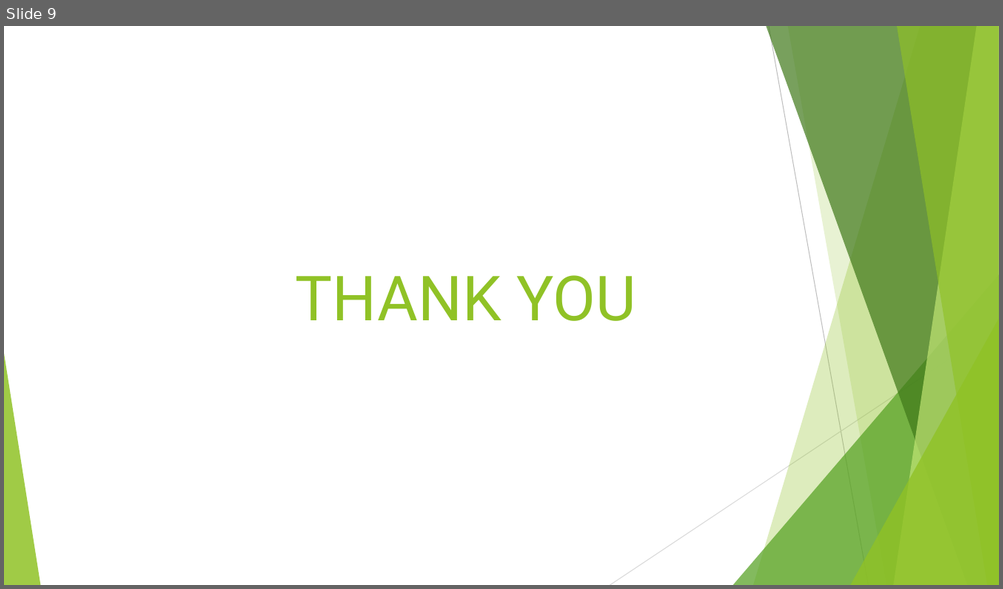
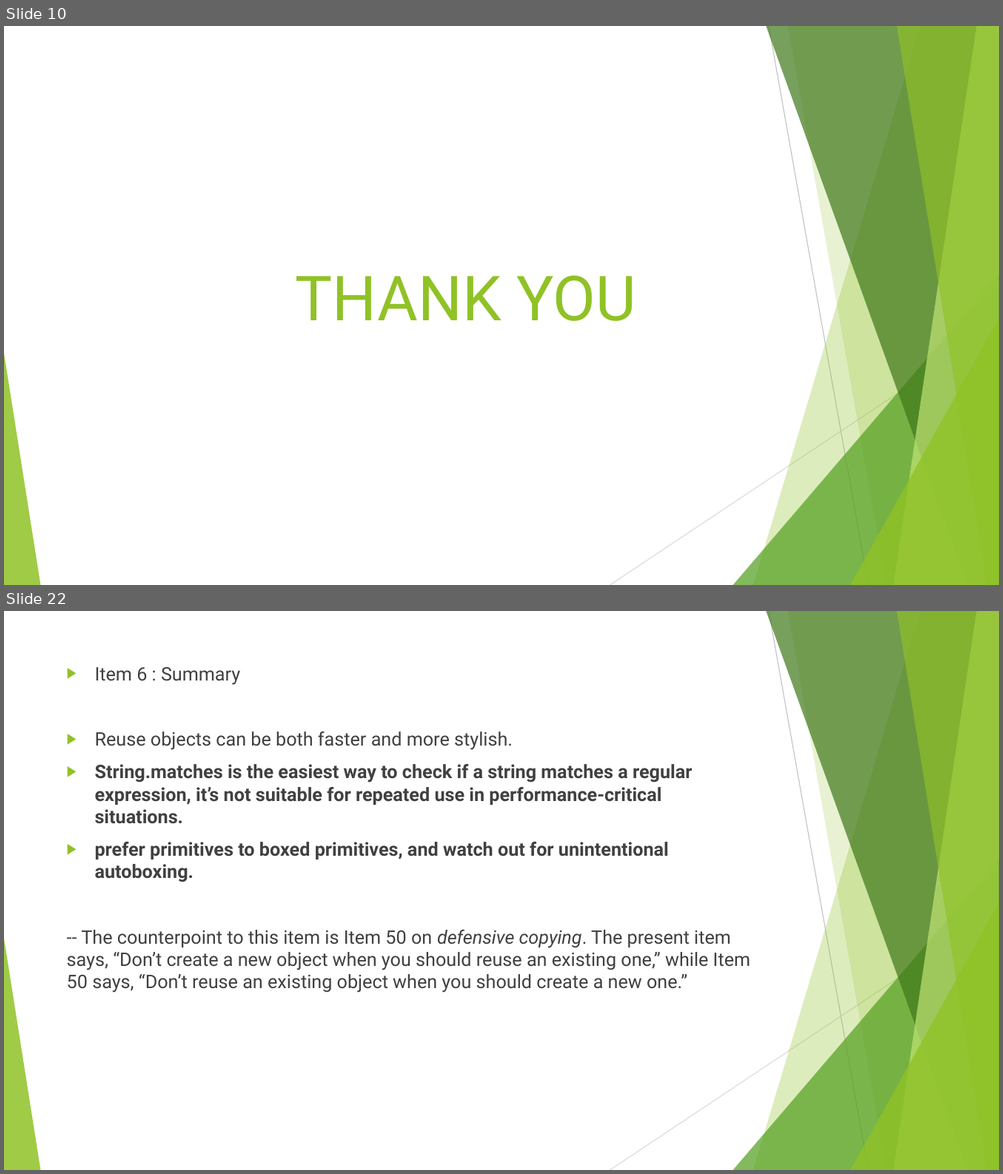
Before and after one commit to chinthanabt/EffectiveJava, a slide deck: EffectiveJava.pptx. Shown one above the other, each under a label of ours: slide 9 before the commit, slides 10 and 22 after it; the slides between them are not shown. The pictures are 1003x589 and 1003x1174 pixels, drawn with LibreOffice and Linux fonts; fonts in the diff are those of the drawing. Boxes give left, top, right and bottom in pixels: in the first picture for what was removed or moved away, otherwise in the second. Text is boxed around its words. In the diff, an @@ line names an element or a change of style, - is before the commit and + after.

```diff
--- a/EffectiveJava.pptx
+++ b/EffectiveJava.pptx
@@ slide 22 added at (4,611,999,1170), background #FFFFFF; not listed: 10 template elements that a slide beside it also shows @@
@@ text added at (67,667,751,993), 18 pt, text #404040 @@
+▶ Item 6 : Summary
+▶ Reuse objects can be both faster and more stylish.
+▶ String.matches is the easiest way to check if a string matches a regular expression, it’s not suitable for repeated use in performance-critical situations.
+▶ prefer primitives to boxed primitives, and watch out for unintentional autoboxing.
+-- The counterpoint to this item is Item 50 on defensive copying. The present item says, “Don’t create a new object when you should reuse an existing one,” while Item 50 says, “Don’t reuse an existing object when you should create a new one.”
@@ what was slide 9 is now slide 10 @@
```
Also in this commit, not shown: 11 other slides added.
